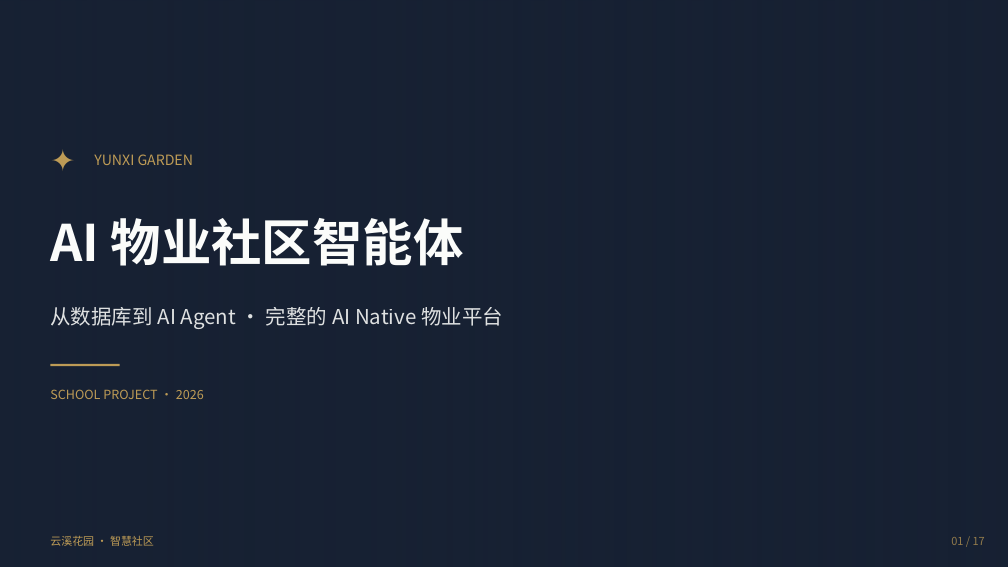
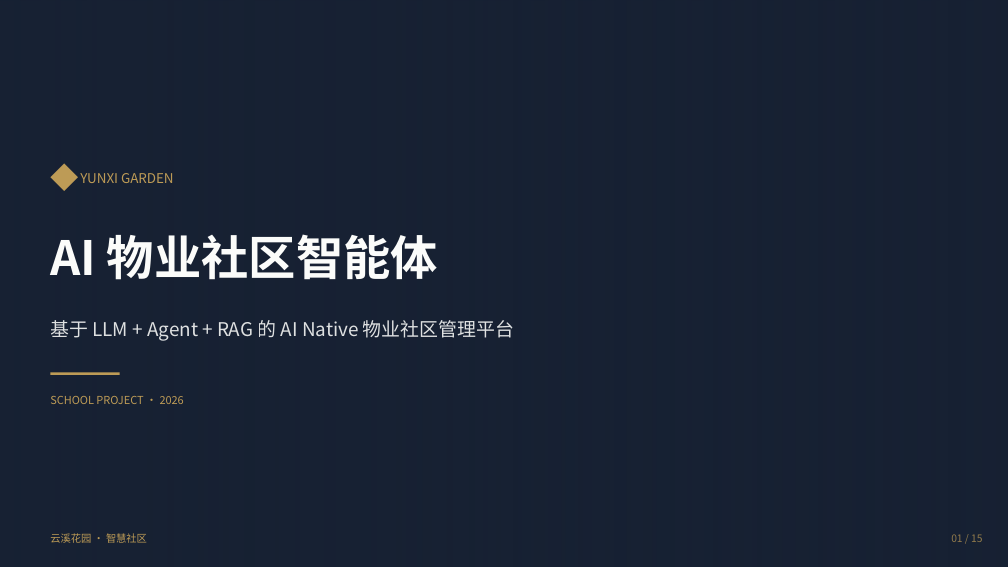
Before and after one commit to Xuuuukkk/ai-property-community-agent, a slide deck: slide 1 of ppt/AI物业社区智能体方案/AI物业社区智能体-方案.pptx. Drawn at 1008x567 pixels with LibreOffice and Linux fonts; fonts in the diff are those of the drawing; background and template pictures are left out. Boxes give left, top, right and bottom in pixels: in the first picture for what was removed or moved away, otherwise in the second. Text is boxed around its words. In the diff, an @@ line names an element or a change of style, - is before the commit and + after.

```diff
--- a/ppt/AI物业社区智能体方案/AI物业社区智能体-方案.pptx
+++ b/ppt/AI物业社区智能体方案/AI物业社区智能体-方案.pptx
@@ text at [51,160,68,195]: text changed; size 28.5 to 27 pt @@
-✦
+◆
@@ text "YUNXI GARDEN": place and size @@
-text "YUNXI GARDEN" at [94,154,193,165]
+text "YUNXI GARDEN" at [80,173,174,183]
@@ text "YUNXI GARDEN" at [80,173,174,183]: size 13.5 to 12.8 pt @@
@@ text "AI 物业社区智能体": place and size @@
-text "AI 物业社区智能体" at [50,218,464,266]
+text "AI 物业社区智能体" at [50,234,438,280]
@@ text "AI 物业社区智能体" at [50,234,438,280]: size 48 to 45 pt; line spacing 1.18 to 1.2 @@
@@ text at [50,320,514,341]: text changed; size 19.5 to 18 pt @@
-从数据库到 AI Agent · 完整的 AI Native 物业平台
+基于 LLM + Agent + RAG 的 AI Native 物业社区管理平台
@@ rectangle: place and size @@
-rectangle at [51,364,120,366]
+rectangle at [51,373,120,375]
@@ text "SCHOOL PROJECT · 2026": place and size @@
-text "SCHOOL PROJECT · 2026" at [50,389,204,399]
+text "SCHOOL PROJECT · 2026" at [50,396,184,404]
@@ text "SCHOOL PROJECT · 2026" at [50,396,184,404]: size 12 to 10.5 pt @@
@@ text "云溪花园 · 智慧社区" at [50,533,147,543]: size 10.5 to 9.8 pt @@
@@ text at [951,534,982,542]: text changed; size 10.5 to 9.8 pt @@
-01 / 17
+01 / 15
```
Also in this commit, not shown: 6 other slides changed, 8 slides added, 10 slides removed, 35 other files.
